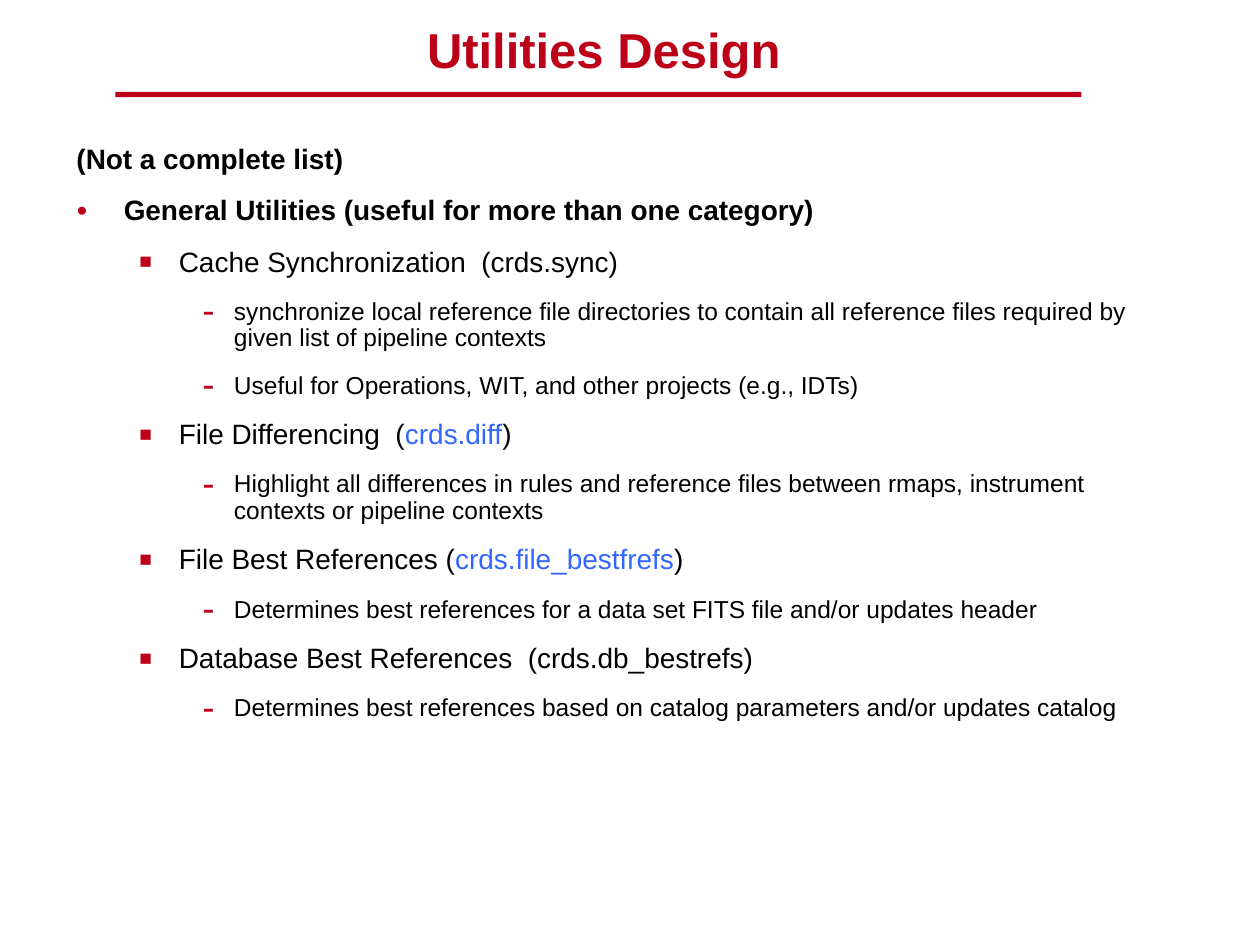
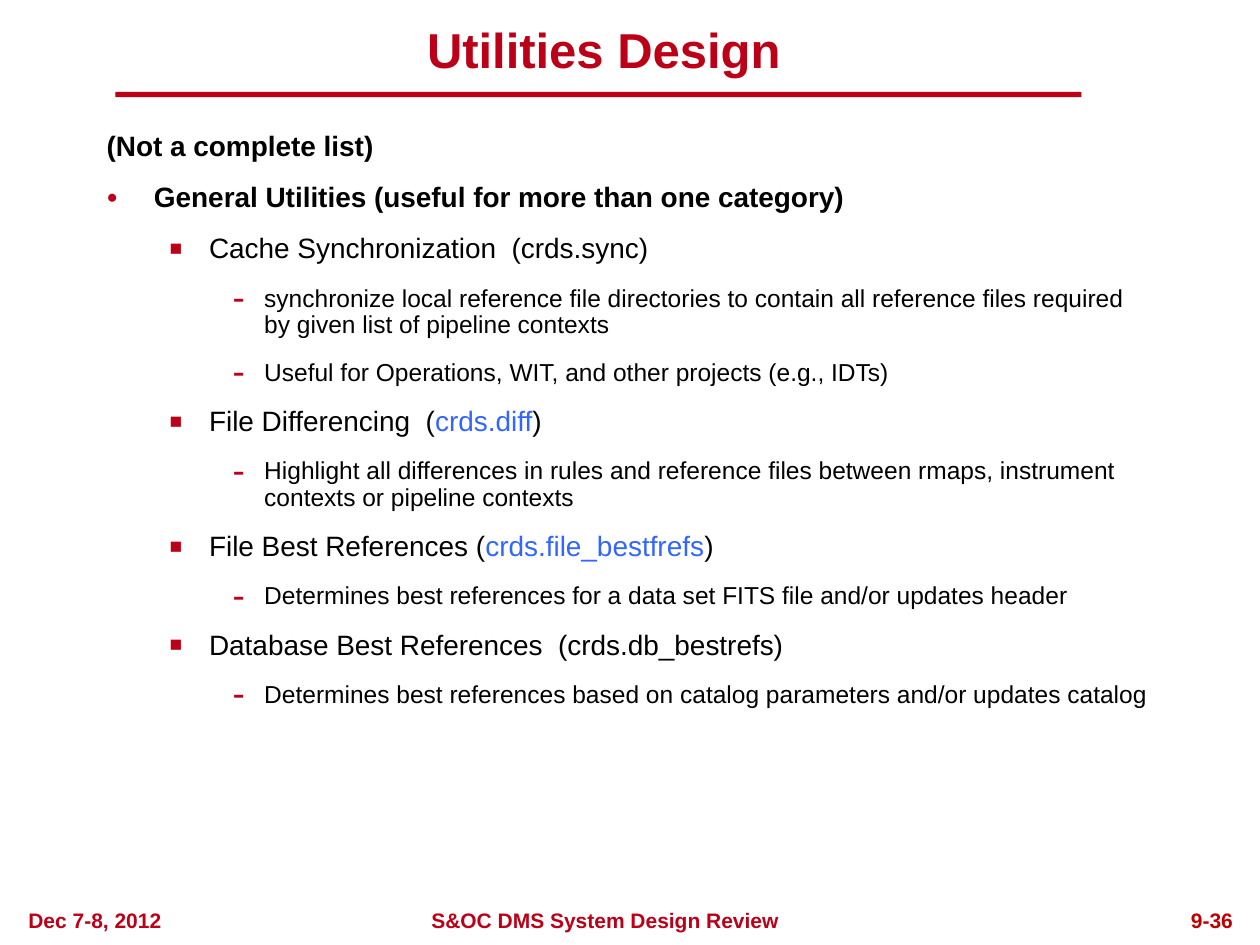
Before and after one commit to spacetelescope/crds, a slide deck: slide 35 of docs/DMS_SDR2_09_CRDS_final.pptx. Drawn at 1260x945 pixels with LibreOffice and Linux fonts; fonts in the diff are those of the drawing; background and template pictures are left out. Boxes give left, top, right and bottom in pixels: in the first picture for what was removed or moved away, otherwise in the second. Text is boxed around its words. In the diff, an @@ line names an element or a change of style, - is before the commit and + after.

```diff
--- a/docs/DMS_SDR2_09_CRDS_final.pptx
+++ b/docs/DMS_SDR2_09_CRDS_final.pptx
@@ text "(Not a complete list)" rewrapped from box(76, 148, 1126, 721) to box(107, 135, 1146, 708) @@
@@ text added at box(28, 913, 162, 932), 12 pt, text #BB0018, bold @@
+Dec 7-8, 2012
@@ text added at box(431, 912, 778, 933), 12 pt, text #BB0018, bold @@
+S&OC DMS System Design Review
@@ page number added at box(1191, 913, 1233, 929), 12 pt, text #C00000, bold @@
+9-36
```
Also in this commit, not shown: 40 other slides changed, 1 slide added, 1 slide removed.
